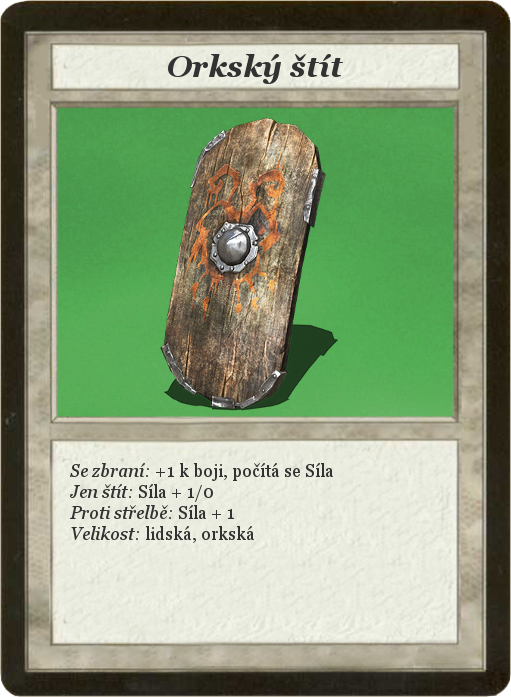
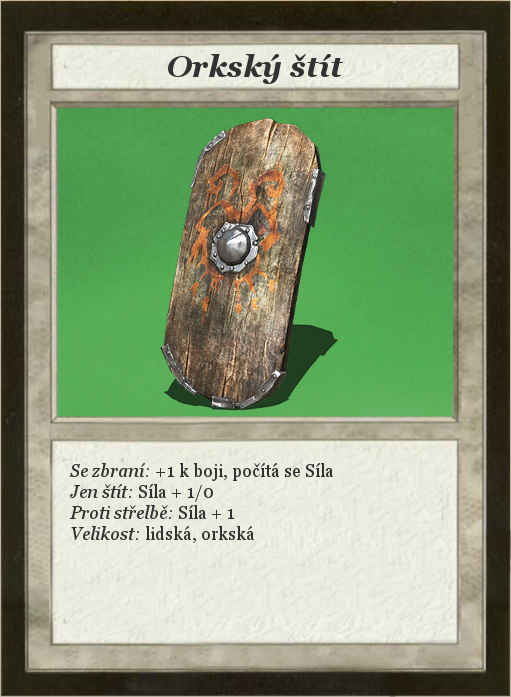
Layered file, before and after one edit (511 × 697). Changes by layer:
painted on "Card" over 0, 0, 511, 697
